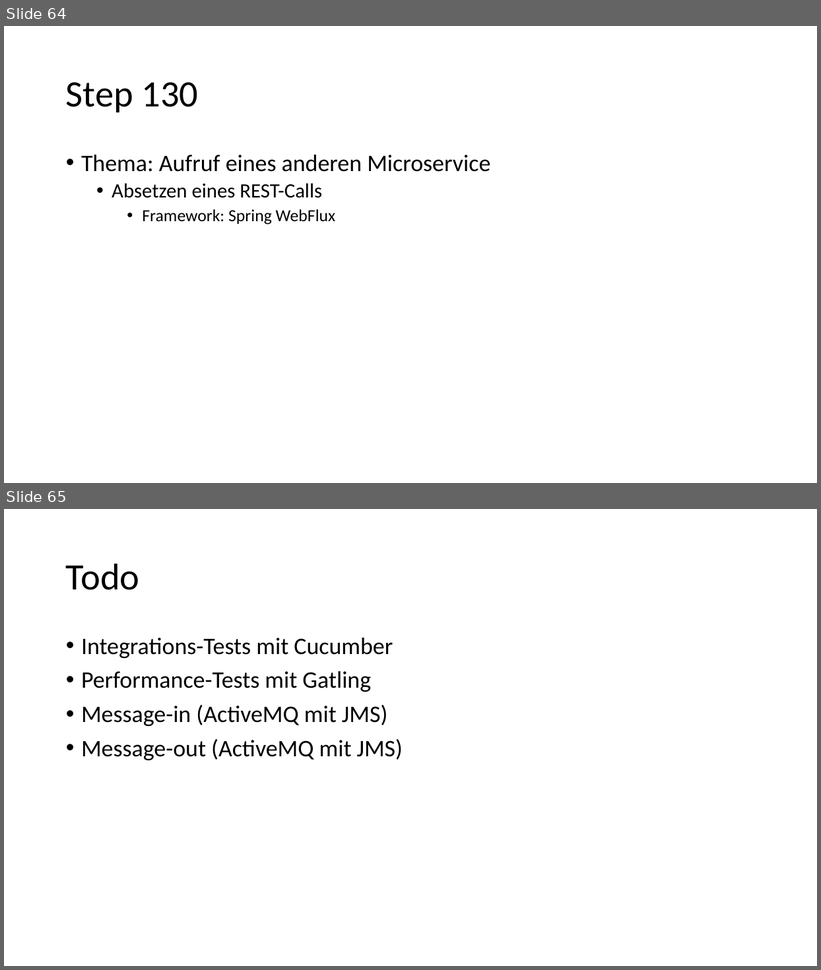
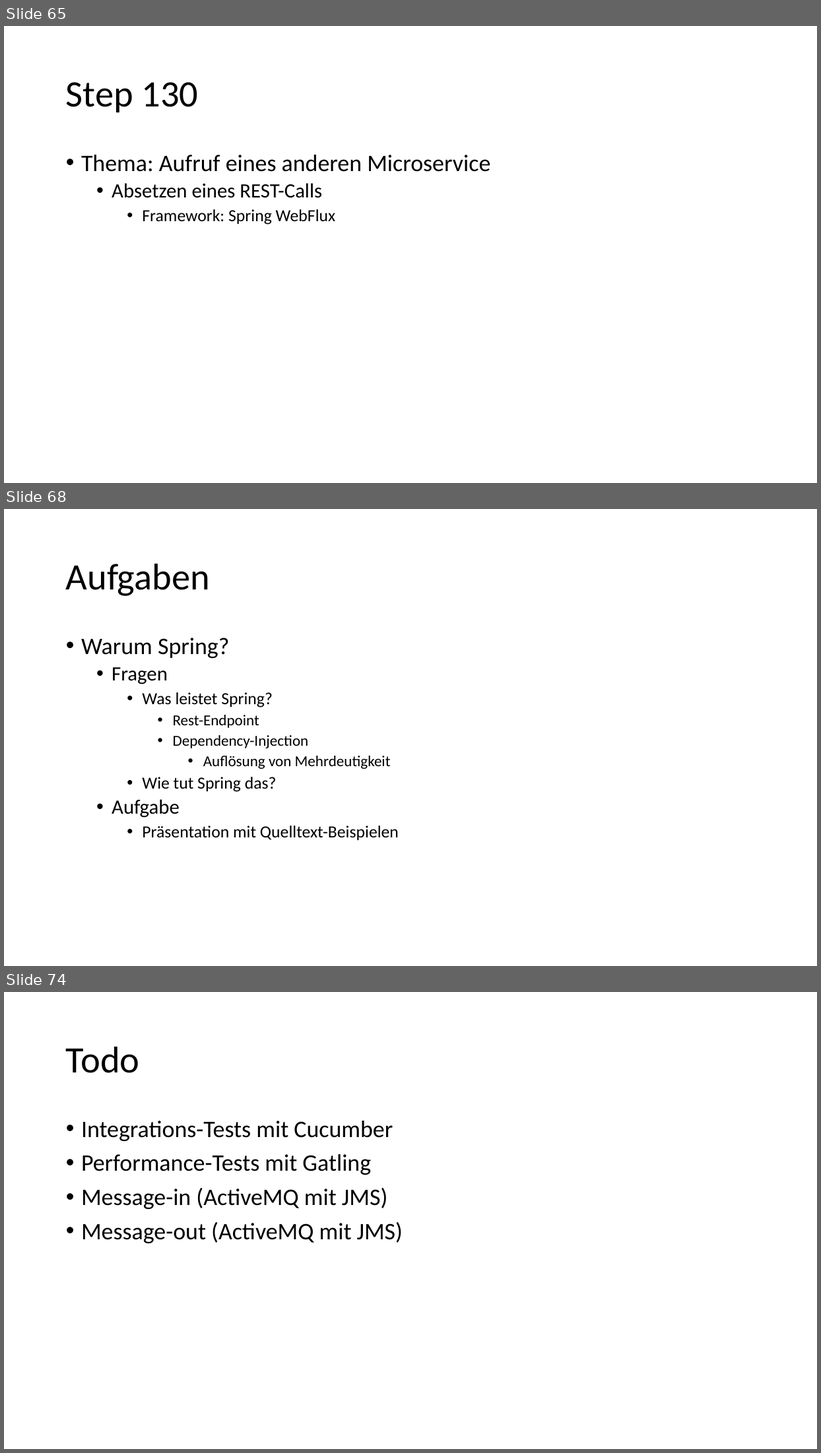
Before and after one commit to igeldo/PR4-SoSe23, a slide deck: Java-Starter.pptx. Shown one above the other, each under a label of ours: slides 64 and 65 before the commit, slides 65, 68 and 74 after it; the slides between them are not shown. The pictures are 821x970 and 821x1453 pixels, drawn with LibreOffice and Linux fonts; fonts in the diff are those of the drawing. Boxes give left, top, right and bottom in pixels: in the first picture for what was removed or moved away, otherwise in the second. Text is boxed around its words. In the diff, an @@ line names an element or a change of style, - is before the commit and + after.

```diff
--- a/Java-Starter.pptx
+++ b/Java-Starter.pptx
@@ slide 68 added at (x1=4, y1=509, x2=817, y2=966), background #FFFFFF @@
@@ title added at (x1=66, y1=563, x2=210, y2=596), 44 pt, text #000000 @@
+Aufgaben
@@ text added at (x1=81, y1=638, x2=399, y2=840), 20 pt, text #000000 @@
+• Warum Spring?
+  • Fragen
+    • Was leistet Spring?
+      • Rest-Endpoint
+      • Dependency-Injection
+        • Auflösung von Mehrdeutigkeit
+    • Wie tut Spring das?
+  • Aufgabe
+    • Präsentation mit Quelltext-Beispielen
@@ what was slide 64 is now slide 65 @@
@@ what was slide 65 is now slide 74 @@
```
Also in this commit, not shown: 2 slides changed, 8 other slides added.
